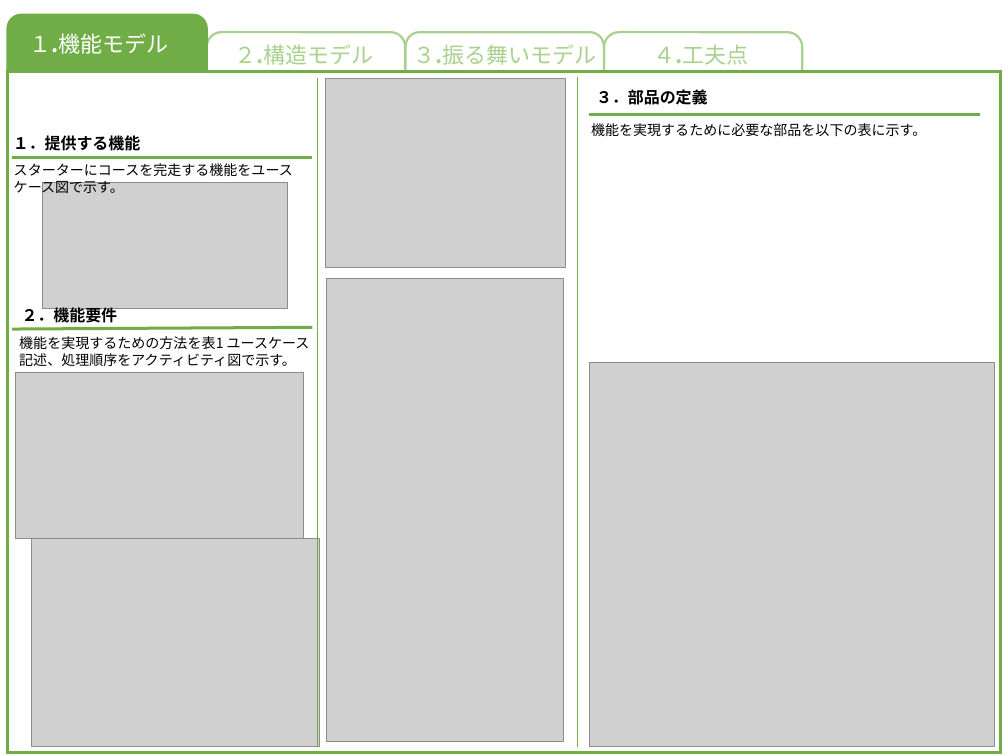
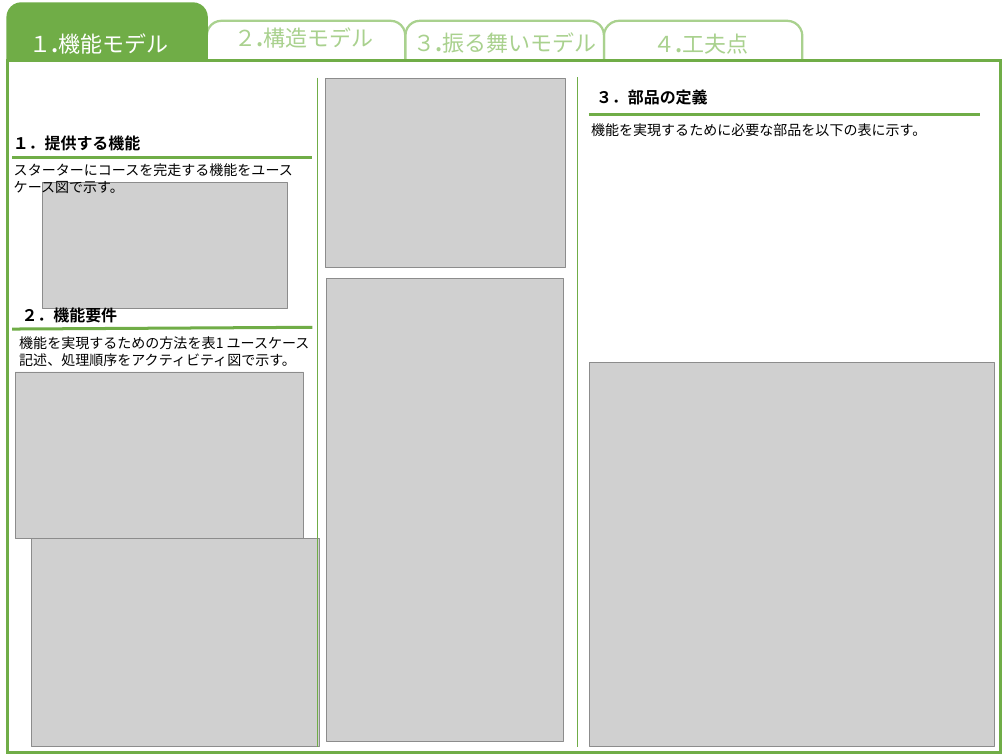
Before and after one commit to akita-lab-2019/model, a slide deck: slide 2 of model_file_template_primary.pptx. Drawn at 1008x756 pixels with LibreOffice and Linux fonts; fonts in the diff are those of the drawing; grey boxes stand for pictures. Boxes give left, top, right and bottom in pixels: in the first picture for what was removed or moved away, otherwise in the second. Text is boxed around its words. In the diff, an @@ line names an element or a change of style, - is before the commit and + after.

```diff
--- a/model_file_template_primary.pptx
+++ b/model_file_template_primary.pptx
@@ text "２.構造モデル": place and size @@
-text "２.構造モデル" at <box>234,44,373,65</box>
+text "２.構造モデル" at <box>234,27,373,48</box>
@@ 4 rounded rectangles, 2 texts: place and size @@
-4 rounded rectangles, 2 texts at <box>8,15,803,140</box>
+4 rounded rectangles, 2 texts at <box>8,4,803,129</box>
@@ rectangle: place and size @@
-rectangle at <box>8,72,1000,752</box>
+rectangle at <box>8,60,1000,752</box>
```
Also in this commit, not shown: 4 other slides changed, 2 other files.
